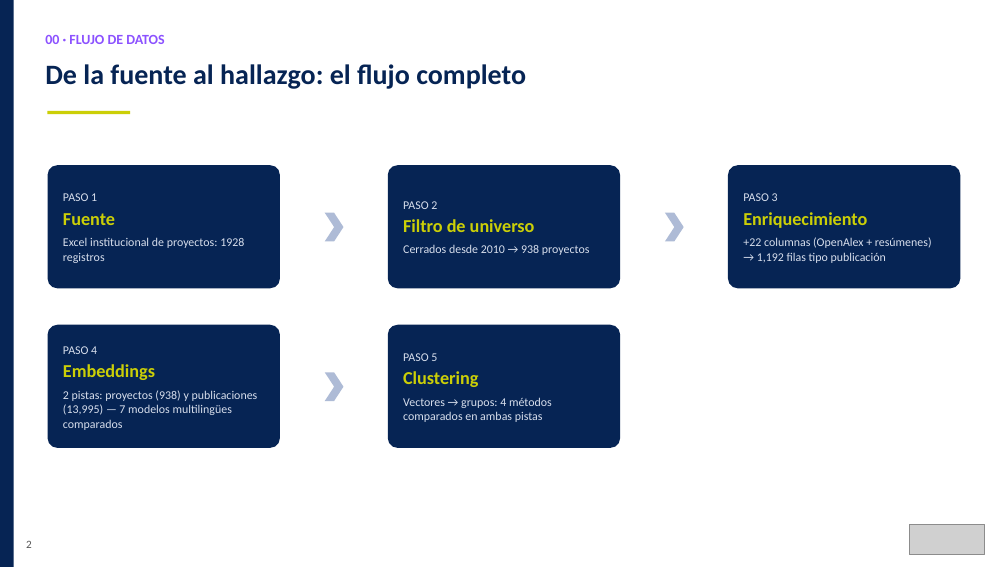
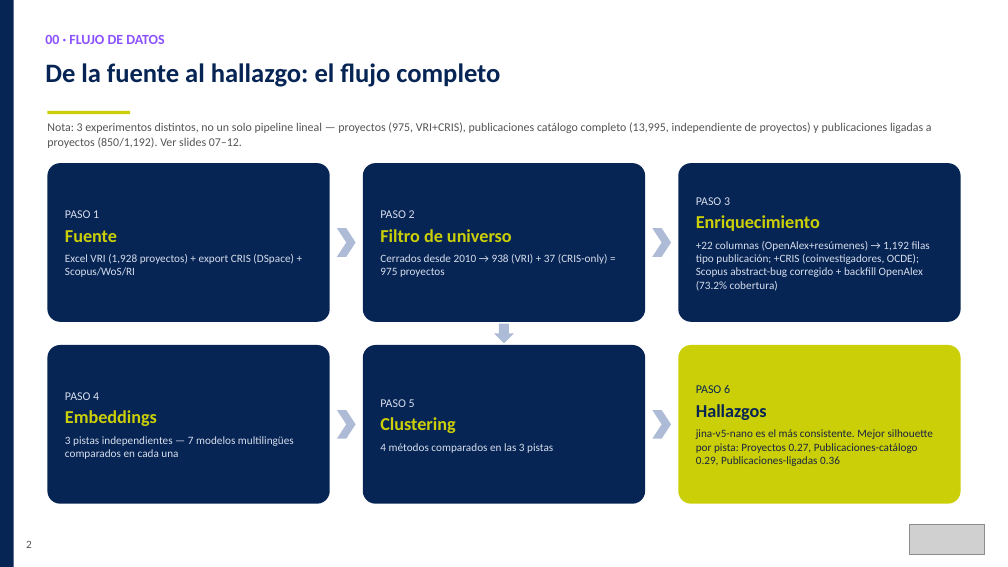
Before and after one commit to Instituto-Pulso-PUCP/LibroBlanco, a slide deck: slide 2 of Slides/Reu_15-08_Libro_Blanco.pptx. Drawn at 1008x567 pixels with LibreOffice and Linux fonts; fonts in the diff are those of the drawing; grey boxes stand for pictures. Boxes give left, top, right and bottom in pixels: in the first picture for what was removed or moved away, otherwise in the second. Text is boxed around its words. In the diff, an @@ line names an element or a change of style, - is before the commit and + after.

```diff
--- a/Slides/Reu_15-08_Libro_Blanco.pptx
+++ b/Slides/Reu_15-08_Libro_Blanco.pptx
@@ text "De la fuente al hallazgo: ..." at (45,63,500,87): size 20 to 19 pt @@
@@ text added at (47,122,932,148), 8.5 pt, text #545454 @@
+Nota: 3 experimentos distintos, no un solo pipeline lineal — proyectos (975, VRI+CRIS), publicaciones catálogo completo (13,995, independiente de proyectos) y publicaciones ligadas a proyectos (850/1,192). Ver slides 07–12.
@@ rounded rectangle: place and size @@
-rounded rectangle at (47,165,280,288)
+rounded rectangle at (47,163,330,322)
@@ text "PASO 1": place and size @@
-text "PASO 1" at (63,193,244,263)
+text "PASO 1" at (65,210,293,277)
@@ rounded rectangle: place and size @@
-rounded rectangle at (388,165,621,288)
+rounded rectangle at (363,163,645,322)
@@ text "PASO 2": place and size @@
-text "PASO 2" at (403,201,590,255)
+text "PASO 2" at (380,210,608,277)
@@ rounded rectangle: place and size @@
-rounded rectangle at (728,165,961,288)
+rounded rectangle at (678,163,961,322)
@@ text "PASO 3": place and size @@
-text "PASO 3" at (743,193,932,263)
+text "PASO 3" at (696,197,930,291)
@@ chevron: place and size @@
-chevron at (325,213,344,241)
+chevron at (337,228,356,256)
@@ chevron: place and size @@
-chevron at (665,213,684,241)
+chevron at (652,228,671,256)
@@ text at (65,254,293,277): text changed; size 8.5 to 8 pt @@
-Excel institucional de proyectos: 1928 registros
+Excel VRI (1,928 proyectos) + export CRIS (DSpace) + Scopus/WoS/RI
@@ text at (380,254,608,277): text changed; size 8.5 to 8 pt @@
-Cerrados desde 2010 → 938 proyectos
+Cerrados desde 2010 → 938 (VRI) + 37 (CRIS-only) = 975 proyectos
@@ text at (696,241,930,291): text changed; size 8.5 to 8 pt @@
-+22 columnas (OpenAlex + resúmenes) → 1,192 filas tipo publicación
++22 columnas (OpenAlex+resúmenes) → 1,192 filas tipo publicación; +CRIS (coinvestigadores, OCDE); Scopus abstract-bug corregido + backfill OpenAlex (73.2% cobertura)
@@ down arrow added at (494,324,514,344), fill #AEBBD6 @@
@@ rounded rectangle: place and size @@
-rounded rectangle at (47,325,280,448)
+rounded rectangle at (47,345,330,503)
@@ text "PASO 4": place and size @@
-text "PASO 4" at (63,346,258,430)
+text "PASO 4" at (65,392,294,459)
@@ rounded rectangle: place and size @@
-rounded rectangle at (388,325,621,448)
+rounded rectangle at (363,345,645,503)
@@ text "PASO 5": place and size @@
-text "PASO 5" at (403,353,552,422)
+text "PASO 5" at (380,399,553,453)
@@ rounded rectangle added at (678,345,961,503), fill #CBCF07 @@
@@ text added at (696,385,933,466), 8 pt, text #1A2440 @@
+PASO 6
+Hallazgos
+jina-v5-nano es el más consistente. Mejor silhouette por pista: Proyectos 0.27, Publicaciones-catálogo 0.29, Publicaciones-ligadas 0.36
@@ chevron: place and size @@
-chevron at (325,372,344,400)
+chevron at (337,410,356,438)
@@ chevron added at (652,410,671,438), fill #AEBBD6 @@
@@ text at (65,436,294,459): text changed; size 8.5 to 8 pt @@
-2 pistas: proyectos (938) y publicaciones (13,995) — 7 modelos multilingües comparados
+3 pistas independientes — 7 modelos multilingües comparados en cada una
@@ text at (380,443,553,453): text changed; size 8.5 to 8 pt @@
-Vectores → grupos: 4 métodos comparados en ambas pistas
+4 métodos comparados en las 3 pistas
```
Also in this commit, not shown: 5 other slides changed, 7 slides added, 2 slides removed, 15 other files.
